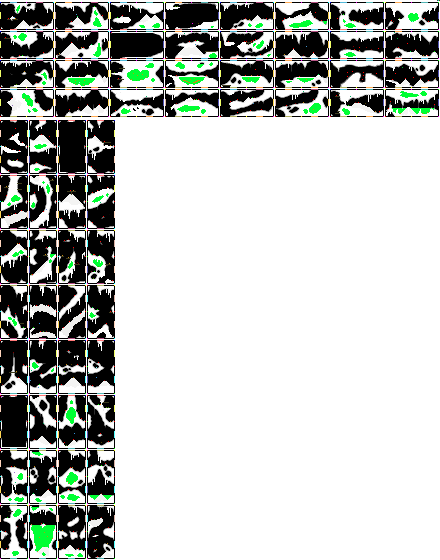
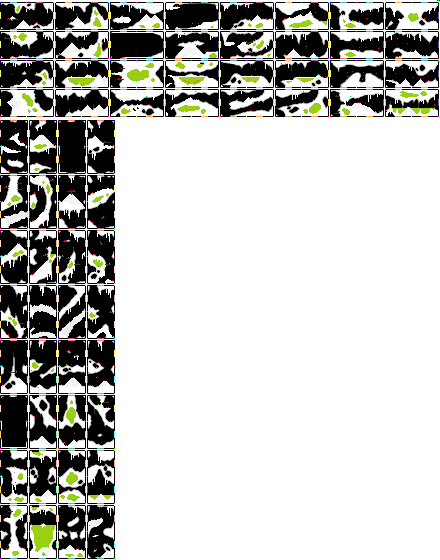
Layered file, before and after one edit (440 × 560). Changes by layer:
painted on "slime_hell.png #1" over [7,5,434,557]
